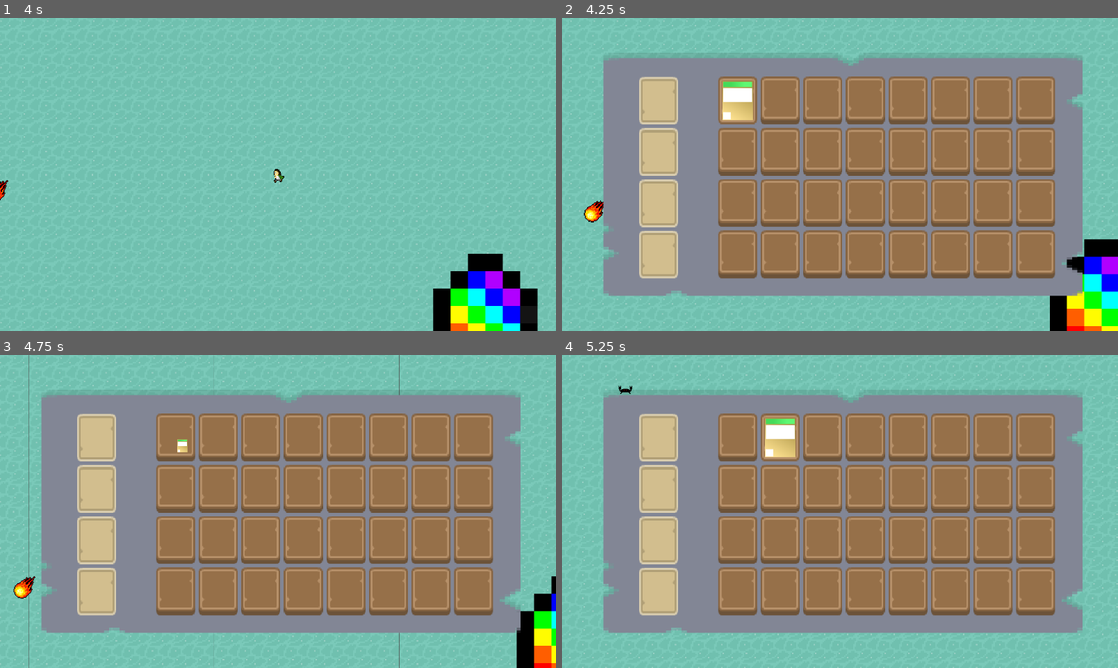
Above: before the commit, frames 1-4 (two rows, left to right).
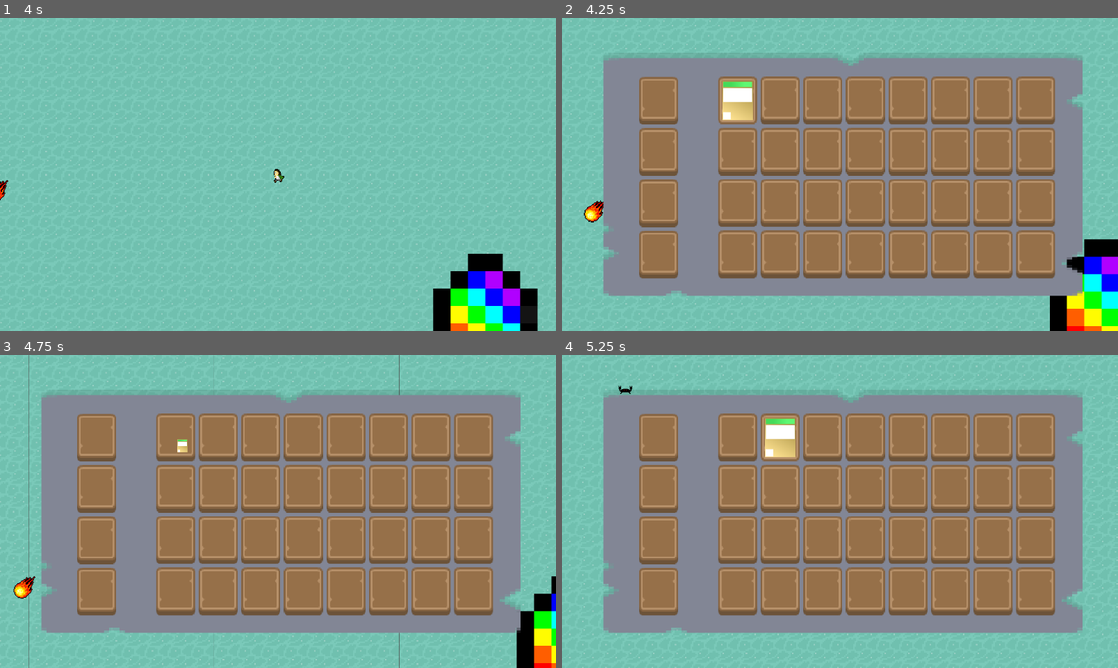
Above: after the commit, the same moments.

Repository: EmeraldKnight2814/iHaveCrabs
Game: Godot game, scene res://World/Main.tscn
Two runs of this game, one before a commit and one after it. Both use one fixed random seed, a clock stepped at 60 frames per second and the inputs below.
Inputs (mouse positions are in pixels of both pictures, inside the frame that each line leads up to):
- Up to frame 1 (4 s): tap Enter at 0.5 s; move the mouse to (400, 158) at 0.52 s; hold Right (ui_right) 0.53-1.28 s; click (400, 158) at 0.6 s; tap Space (ui_select) at 0.77, 1.52, 3.02, 3.77 s; move the mouse to (166, 190) at 1.27 s; hold Down (ui_down) 1.28-2.03 s; tap Z (pickup) at 1.35 s; tap Middle mouse button (reset_zoom) at 2 s; move the mouse to (333, 105) at 2.02 s; hold Right (ui_right) 2.03-2.78 s; hold Q (swap_weapon) 2.03-2.78 s; move the mouse to (250, 237) at 2.77 s; hold Up (ui_up) 2.78-3.53 s; tap Mouse wheel up (zoom_in) at 2.85 s; click (250, 237) at 2.92 s; move the mouse to (444, 221) at 3.52 s; hold Left (ui_left) from 3.53 s (still down); hold Mouse wheel down (zoom_out) from 3.53 s (still down)
- Up to frame 2 (4.25 s): keep holding Left (ui_left); keep holding Mouse wheel down (zoom_out); tap E (inventory) at 4.15 s
- Up to frame 3 (4.75 s): keep holding Left (ui_left); move the mouse to (177, 436) at 4.27 s; release Mouse wheel down (zoom_out) at 4.28 s; click (177, 436) at 4.35 s; tap Space (ui_select) at 4.52 s
- Up to frame 4 (5.25 s): move the mouse to (778, 436) at 5.02 s; release Left (ui_left) at 5.03 s; hold Down (ui_down) from 5.03 s (still down); hold Z (pickup) from 5.03 s (still down); click (778, 436) at 5.17 s

Frame 1 is identical in both runs. In frame 2, 3.9% of the frame differs, in the area x 13-21%, y 18-84%; in frame 3, 3.9%; in frame 4, 3.9%.
Error after the commit: Invalid call. Nonexistent function 'size' in base 'GridContainer'. (res://Inventory/inventory.gd:13)

Commit message:
Working on imports

Diff:
--- a/Data/ItemData.json
+++ b/Data/ItemData.json
@@ -1,21 +1,17 @@
 {
-  "1": {
-    "Name": "M Card",
+  "MCard": {
     "Type": "M",
     "Description": "FIGHT THEM ALL"
   },
-  "2": {
-    "Name": "P Card",
+  "PCard": {
     "Type": "PC",
     "Description": "It eats nothing important, don't worry"
   },
-  "3": {
-    "Name": "E Card",
+  "ECard": {
     "Type": "E",
     "Description": "The world mannnn"
   },
-  "4": {
-    "Name": "X Card",
+  "XCard": {
     "Type": "X",
     "Description": "WHOA ITS COOL"
   }
--- a/Inventory/PlayerInventory.gd
+++ b/Inventory/PlayerInventory.gd
@@ -4,6 +4,10 @@
 const NUM_INVENTORY_SLOTS = 32
 
 var inventory = {
+	0: ["PCard"]
+}
+
+var equips = {
 	0: ["PCard"]
 }
 
--- a/Inventory/inventory.gd
+++ b/Inventory/inventory.gd
@@ -3,19 +3,34 @@
 const SlotClass = preload("res://Inventory/Slot.gd")
 onready var inventory_slots = $GridContainer
 var holding_item = null
+onready var equip_slots = $EquipSlots
 
 func _ready():
 	var slots = inventory_slots.get_children()
 	for i in range(slots.size()):
 		slots[i].connect("gui_input", self, "slot_gui_input", [slots[i]])
 		slots[i].slot_index = i
+	for i in range(equip_slots.size()):
+		equip_slots[i].connect("gui_input", self, "slot_gui_input", [slots[i]])
+		equip_slots[i].slot_index = i
+	equip_slots[0].slotType = SlotClass.SlotType.PCARD
+	equip_slots[1].slotType = SlotClass.SlotType.PCARD
+	equip_slots[2].slotType = SlotClass.SlotType.PCARD
+	equip_slots[3].slotType = SlotClass.SlotType.XCARD
 	initialize_inventory()
+	initialize_equips()
 
 func initialize_inventory():
 	var slots = inventory_slots.get_children()
 	for i in range(slots.size()):
 		if PlayerInventory.inventory.has(i):
 			slots[i].initialize_item(PlayerInventory.inventory[i][0])
+
+func initialize_equips():
+	var slots = equip_slots.get_children()
+	for i in range(slots.size()):
+		if PlayerInventory.equips.has(i):
+			equip_slots[i].initialize_item(PlayerInventory.equips[i][0])
 
 func slot_gui_input(event: InputEvent, slot: SlotClass):
 	if event is InputEventMouseButton:
--- a/Inventory/inventory.tscn
+++ b/Inventory/inventory.tscn
@@ -331,29 +331,33 @@
 "_edit_use_anchors_": true
 }
 
-[node name="PlayerSlot" type="Panel" parent="EquipSlots"]
+[node name="PSlot" type="Panel" parent="EquipSlots"]
 margin_right = 45.0
 margin_bottom = 55.0
 rect_min_size = Vector2( 45, 55 )
 custom_styles/panel = SubResource( 2 )
-
-[node name="PlayerSlot2" type="Panel" parent="EquipSlots"]
+script = ExtResource( 3 )
+
+[node name="PSlot2" type="Panel" parent="EquipSlots"]
 margin_top = 59.0
 margin_right = 45.0
 margin_bottom = 114.0
 rect_min_size = Vector2( 45, 55 )
 custom_styles/panel = SubResource( 2 )
-
-[node name="PlayerSlot3" type="Panel" parent="EquipSlots"]
+script = ExtResource( 3 )
+
+[node name="PSlot3" type="Panel" parent="EquipSlots"]
 margin_top = 118.0
 margin_right = 45.0
 margin_bottom = 173.0
 rect_min_size = Vector2( 45, 55 )
 custom_styles/panel = SubResource( 2 )
-
-[node name="PlayerSlot4" type="Panel" parent="EquipSlots"]
+script = ExtResource( 3 )
+
+[node name="XSlot" type="Panel" parent="EquipSlots"]
 margin_top = 177.0
 margin_right = 45.0
 margin_bottom = 232.0
 rect_min_size = Vector2( 45, 55 )
 custom_styles/panel = SubResource( 2 )
+script = ExtResource( 3 )
Not shown, added: Cards/Card_BaseArmor.png.import
Not shown, added: Cards/Card_BaseWeapon.png.import
Not shown, added: Cards/Card_DeathArmor.png.import
Not shown, added: Cards/Card_DeathWeapon.png.import
Not shown, added: Cards/Card_K.png.import
Not shown, added: Cards/Card_L.png.import
Not shown, added: Cards/Card_M.png.import
Not shown, added: Cards/Card_N.png.import
Not shown, added: Cards/Card_O.png.import
Not shown, added: Cards/Card_OceanArmor.png.import
Not shown, added: Cards/Card_OceanWeapon.png.import
Not shown, added: Cards/Card_P.png.import
(and 12 more such lines)
